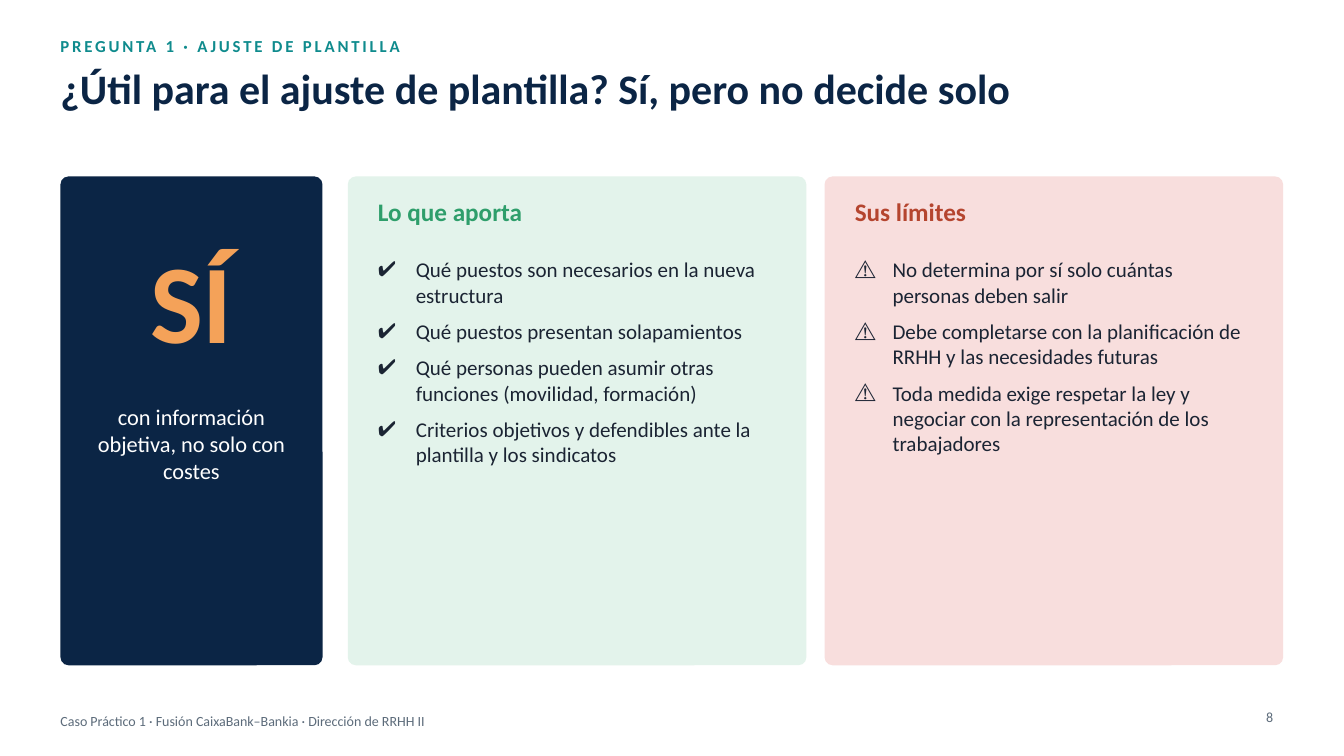
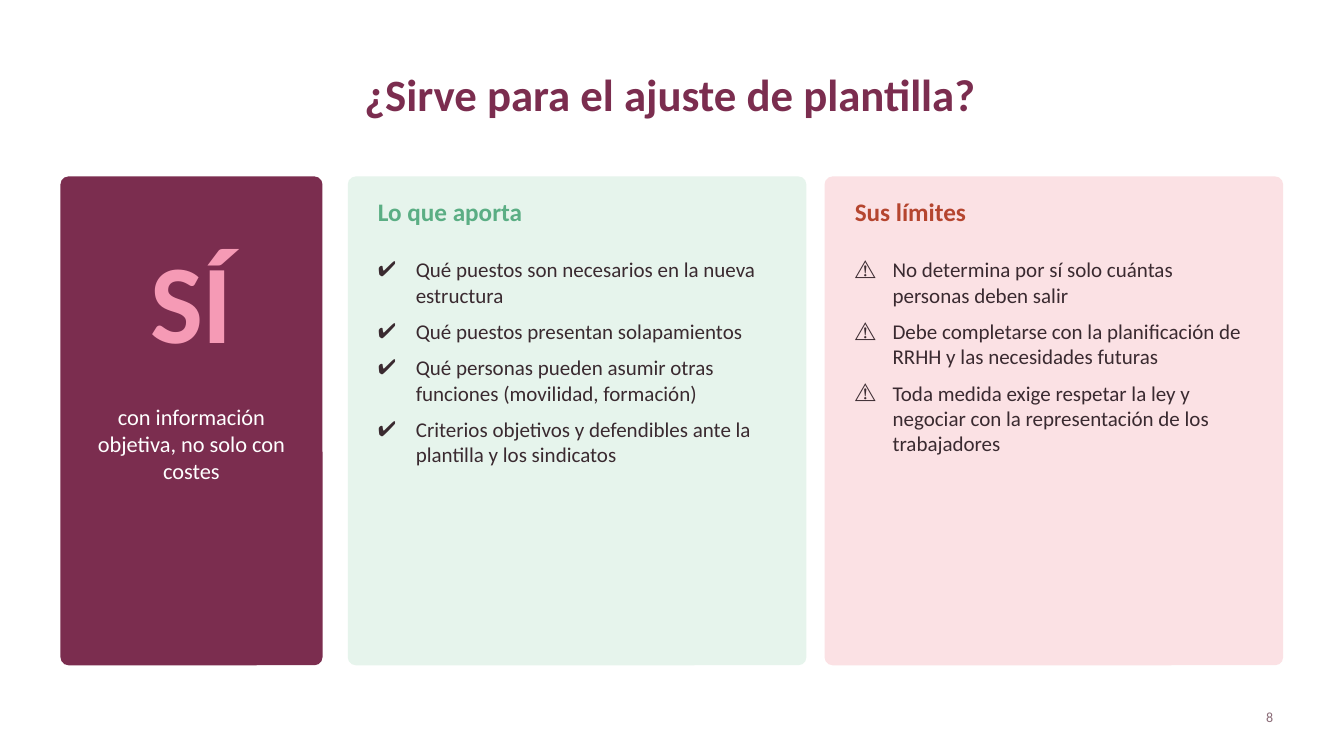
Before and after one commit to germancoortes/Ascensor, a slide deck: slide 8 of caso_caixabank_bankia/Presentacion_Fusion_CaixaBank_Bankia.pptx. Drawn at 1344x756 pixels with LibreOffice and Linux fonts; fonts in the diff are those of the drawing. Boxes give left, top, right and bottom in pixels: in the first picture for what was removed or moved away, otherwise in the second. Text is boxed around its words. In the diff, an @@ line names an element or a change of style, - is before the commit and + after.

```diff
--- a/caso_caixabank_bankia/Presentacion_Fusion_CaixaBank_Bankia.pptx
+++ b/caso_caixabank_bankia/Presentacion_Fusion_CaixaBank_Bankia.pptx
@@ title "¿Sirve para el ajuste de ..." at [364, 79, 975, 119]: vertical alignment top to middle @@
@@ text removed at [166, 41, 174, 52] @@
-PREGUNTA 1 · AJUSTE DE PLANTILLA
@@ title at [364, 79, 975, 119]: text changed; size 30 to 32 pt; text colour #0B2545 to #7B2D4F @@
-¿Útil para el ajuste de plantilla? Sí, pero no decide solo
+¿Sirve para el ajuste de plantilla?
@@ rounded rectangle at [60, 176, 323, 665]: fill #0B2545 to #7B2D4F @@
@@ rounded rectangle at [348, 176, 807, 665]: fill #E3F3EB to #E6F4EC @@
@@ rounded rectangle at [825, 176, 1284, 665]: fill #F8DEDD to #FBE1E4 @@
@@ text "Lo que aporta" at [378, 204, 522, 225]: text colour #2E9E6B to #5BAE84 @@
@@ text "SÍ" at [150, 250, 233, 344]: text colour #F4A259 to #F59AB5 @@
@@ text "Qué puestos son necesarios en ..." at [416, 262, 755, 466]: text colour #1B2433 to #3A2A30 @@
@@ text "No determina por sí solo ..." at [893, 262, 1240, 455]: text colour #1B2433 to #3A2A30 @@
@@ text removed at [60, 716, 425, 726] @@
-Caso Práctico 1 · Fusión CaixaBank–Bankia · Dirección de RRHH II
@@ page number at [1266, 712, 1273, 722]: text colour #5C6B7A to #8A6B77 @@
```
Also in this commit, not shown: 20 other slides changed, 1 slide added, 2 slides removed, 6 other files.
